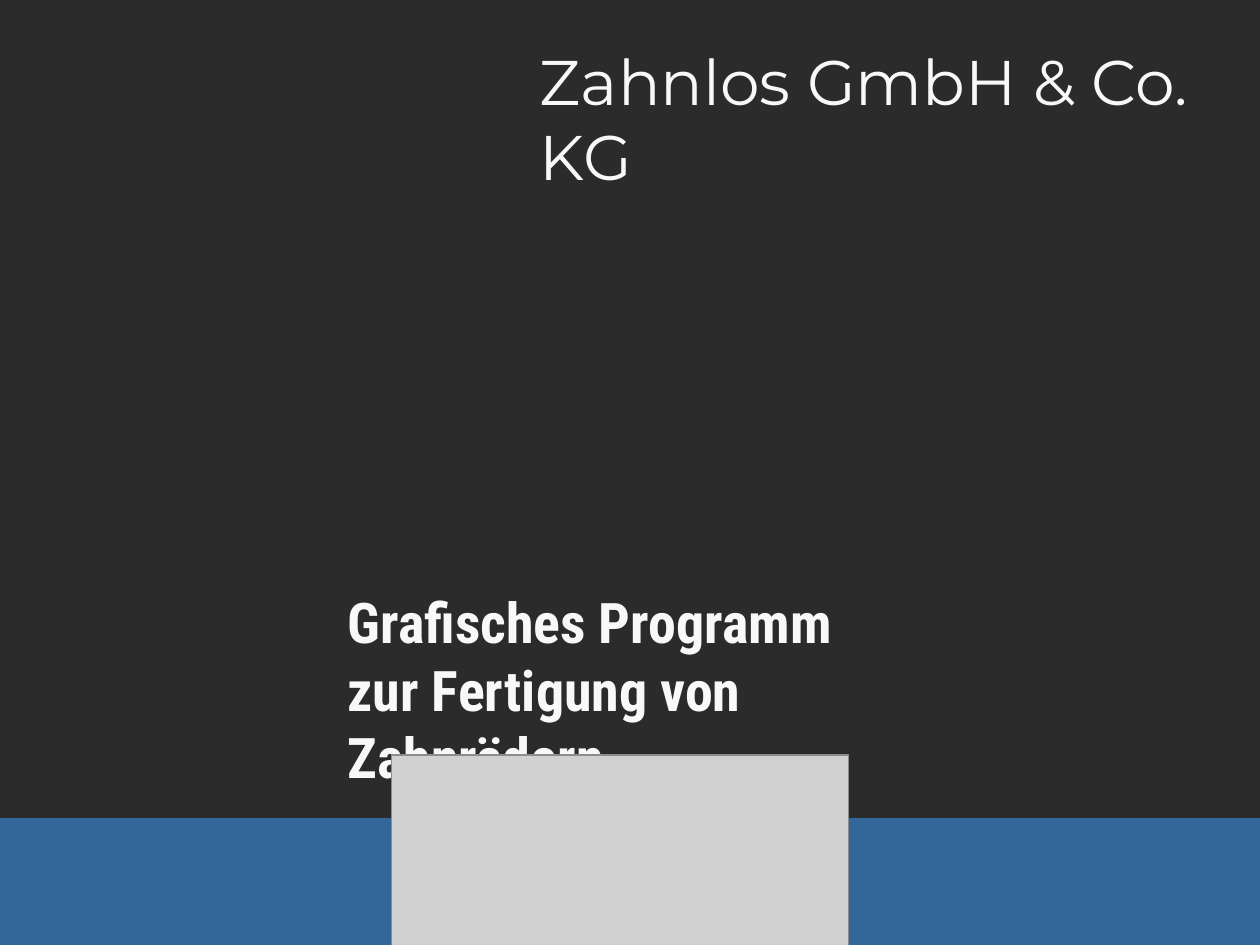
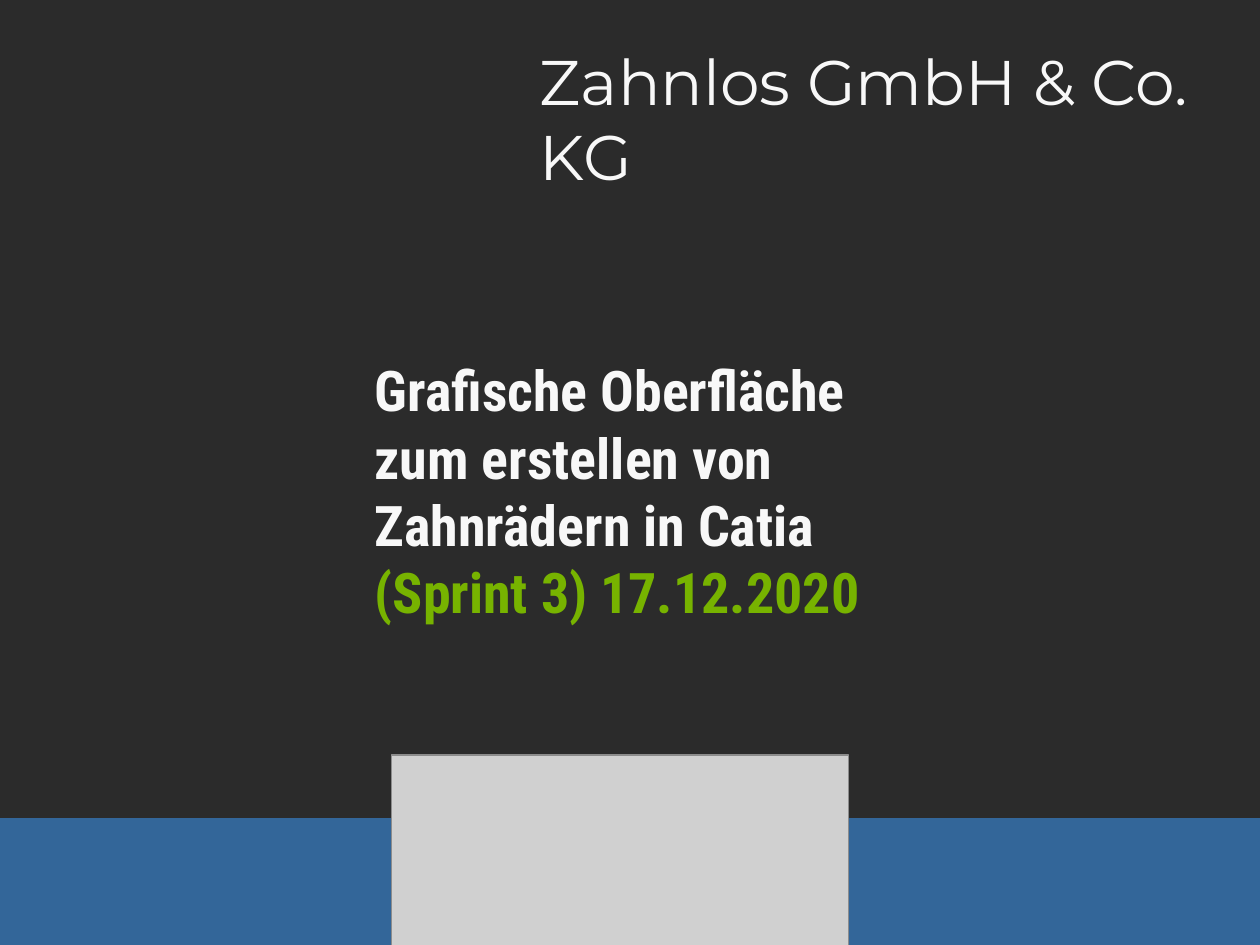
Before and after one commit to ei2131/HSP-Sprint-3, a slide deck: slide 1 of ZahnradHspA-main/Zahnlos GmbH & Co.pptx. Drawn at 1260x945 pixels with LibreOffice and Linux fonts; fonts in the diff are those of the drawing; grey boxes stand for pictures; background and template pictures are left out; a plain dark background stands for a picture behind light text. Boxes give left, top, right and bottom in pixels: in the first picture for what was removed or moved away, otherwise in the second. Text is boxed around its words. In the diff, an @@ line names an element or a change of style, - is before the commit and + after.

```diff
--- a/ZahnradHspA-main/Zahnlos GmbH & Co.pptx
+++ b/ZahnradHspA-main/Zahnlos GmbH & Co.pptx
@@ subtitle at [375, 368, 859, 625]: text changed @@
-Grafisches Programm zur Fertigung von Zahnrädern
+Grafische Oberfläche zum erstellen von Zahnrädern in Catia (Sprint 3) 17.12.2020
```
Also in this commit, not shown: 4 other slides changed, 3 slides added.
